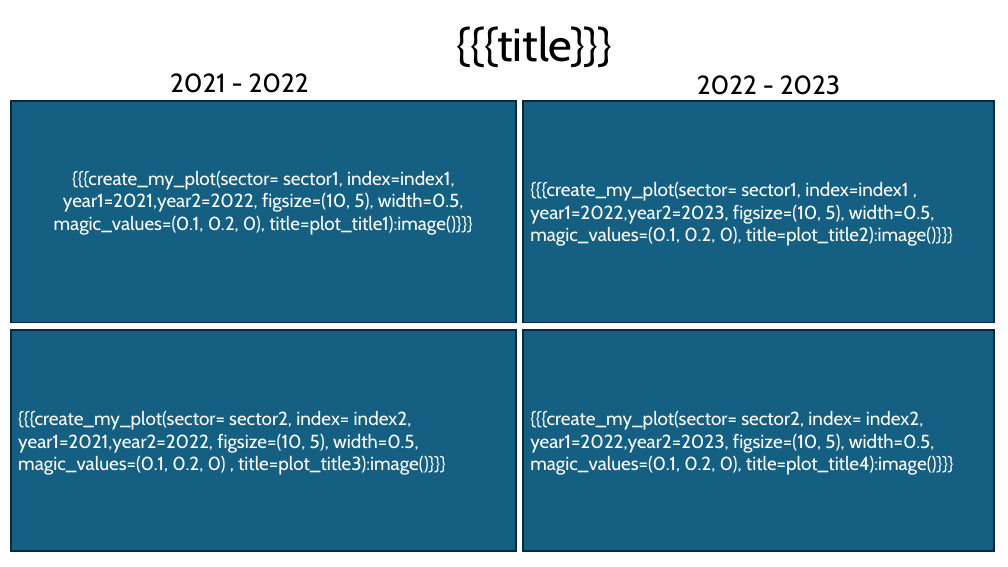
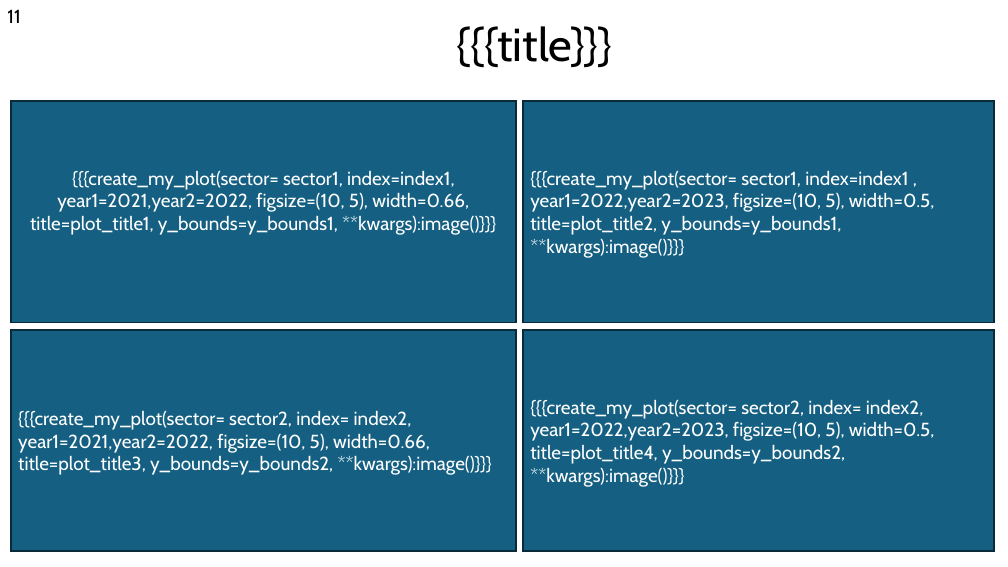
Before and after one commit to s21dlemanskiy/visualisation_kursach, a slide deck: slide 11 of Tamplate.pptx. Drawn at 1008x567 pixels with LibreOffice and Linux fonts; fonts in the diff are those of the drawing. Boxes give left, top, right and bottom in pixels: in the first picture for what was removed or moved away, otherwise in the second. Text is boxed around its words. In the diff, an @@ line names an element or a change of style, - is before the commit and + after.

```diff
--- a/Tamplate.pptx
+++ b/Tamplate.pptx
@@ text added at box(7, 9, 20, 23), 18 pt, text #000000 @@
+11
@@ text removed at box(170, 73, 309, 93) @@
-2021 - 2022
@@ text removed at box(697, 75, 841, 95) @@
-2022 - 2023
@@ text in rectangle at box(30, 171, 496, 235): text changed @@
-{{{create_my_plot(sector= sector1, index=index1, year1=2021,year2=2022, figsize=(10, 5), width=0.5, magic_values=(0.1, 0.2, 0), title=plot_title1):image()}}}
+{{{create_my_plot(sector= sector1, index=index1, year1=2021,year2=2022, figsize=(10, 5), width=0.66, title=plot_title1, y_bounds=y_bounds1, **kwargs):image()}}}
@@ text in rectangle at box(530, 171, 935, 258): text changed @@
-{{{create_my_plot(sector= sector1, index=index1 , year1=2022,year2=2023, figsize=(10, 5), width=0.5, magic_values=(0.1, 0.2, 0), title=plot_title2):image()}}}
+{{{create_my_plot(sector= sector1, index=index1 , year1=2022,year2=2023, figsize=(10, 5), width=0.5, title=plot_title2, y_bounds=y_bounds1, **kwargs):image()}}}
@@ text in rectangle at box(18, 411, 492, 475): text changed @@
-{{{create_my_plot(sector= sector2, index= index2, year1=2021,year2=2022, figsize=(10, 5), width=0.5, magic_values=(0.1, 0.2, 0) , title=plot_title3):image()}}}
+{{{create_my_plot(sector= sector2, index= index2, year1=2021,year2=2022, figsize=(10, 5), width=0.66, title=plot_title3, y_bounds=y_bounds2, **kwargs):image()}}}
@@ text in rectangle at box(530, 400, 935, 487): text changed @@
-{{{create_my_plot(sector= sector2, index= index2, year1=2022,year2=2023, figsize=(10, 5), width=0.5, magic_values=(0.1, 0.2, 0), title=plot_title4):image()}}}
+{{{create_my_plot(sector= sector2, index= index2, year1=2022,year2=2023, figsize=(10, 5), width=0.5, title=plot_title4, y_bounds=y_bounds2, **kwargs):image()}}}
```
Also in this commit, not shown: 16 other slides changed, 1 slide added, 3 other files.
